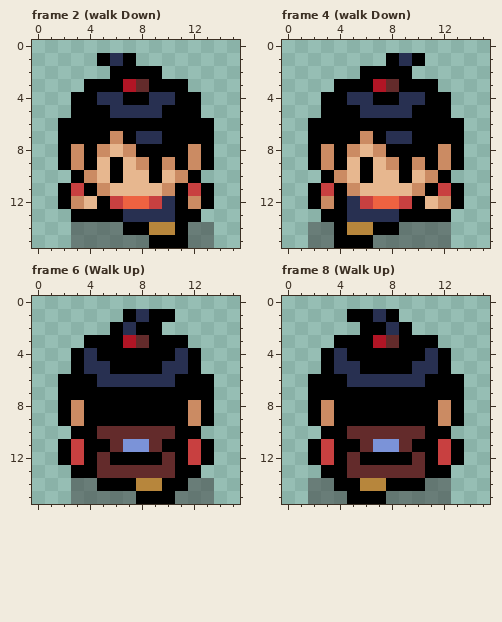
One commit to this pixel-art file: The Art Folder/Actual Sprites.aseprite. Above is the file before it was changed.
16x16 pixels, 16 frames. Shown: frame 2 (walk Down), frame 4 (walk Down), frame 6 (Walk Up), frame 8 (Walk Up). The commit also changed other frames, which this record leaves out.
The result:
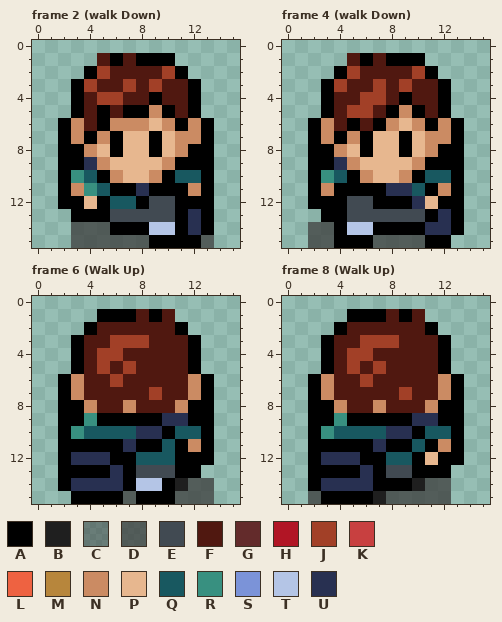
Palette (. is transparent): A #000000  B #1f1f1f  C #3d3d3d80  D #3d3d3dc0  E #414a52  F #501810  G #632b2b  H #b11525  J #a24027  K #c84040  L #ee6241  M #b7863c  N #cb8b63  P #e7b78f  Q #185860  R #389080  S #7b93d8  T #b4c5e6  U #283051
Author's note on the commit: Exported new character as crush for now :D
Edits made:
layer "Player" added
layer "Crush?" added
layer "Layer 1" removed
Changed rows in their new state; - is an unchanged pixel.
Frame 2 (walk Down), layer "Crush?":
first column x 2:
 1 ---FAFAAA---
 2 --AJFFFFJA--
 3 -AJFFJFJFFA-
 4 --FJJFFAFF--
 5 --F-FAAN-F--
 6 -NF-NNNPN-N-
 7 -N-NAPPAPNN-
 8 -ANPAPP-PNA-
 9 -AUNP-PP--A-
10 ARQAN--NAQQA
11 -NRQAAUAA-N-
12 -A--QQAEE-A-
13 ----EEEEE-UA
14 -DDDA--TT-UA
15 -DDDDDD---AD
Frame 4 (walk Down), layer "Crush?":
first column x 2:
 1 ---FAF-A----
 2 --AJFFFFJA--
 3 -AJFFJFJFFA-
 4 --FFJJFAFF--
 5 --FJJFAN-F--
 6 -NF-F-NPN-N-
 7 -N-NAPPAPNN-
 8 -ANPAPP-PNA-
 9 -AUNP-PP--A-
10 ARQAN--NAQQA
11 -N-AAAUUQ-N-
12 -A-EEAAAU-A-
13 ---EEEEEE-UA
14 DD-TT--AAUUA
15 DD---DDDDAA-
Frame 6 (Walk Up), layer "Crush?":
first column x 2:
 1 ---AA-F-F---
 2 --AFFFFFFA--
 3 -AFFJJJFFFA-
 4 --FJJFFFFF--
 5 --FJFJFFFF--
 6 -NFFJFFFFFN-
 7 -NFFFFFJFFN-
 8 -ANFFNFFFNA-
 9 -AR-----UUA-
10 ARQQQQUUAQQA
11 -A--AUAAQ-N-
12 -UUU--QQQ-A-
13 A--AUAEEE---
14 AUUUU-TT-BDD
15 -AAAAD---DDD
Frame 8 (Walk Up), layer "Crush?":
first column x 2:
 1 -----AFAF---
 2 --AFFFFFFA--
 3 -AFFJJJFFFA-
 4 --FJJFFFFF--
 5 --FJFJFFFF--
 6 -NFFJFFFFFN-
 7 -NFFFFFJFFN-
 8 -ANFFNFFFNA-
 9 -AR-----UUA-
10 ARQQQQUUAQQA
11 -A--AUAAQ-N-
12 -UUU--QQAPA-
13 A--AUAEEA---
14 AUUUUA--BDD-
15 DAA--BDDDDD-
Boxes around the changes in both pictures, in picture pixels (x1, y1, x2, y2):
changed: (58, 53, 214, 248)
changed: (308, 53, 464, 248)
changed: (58, 309, 214, 504)
changed: (308, 309, 464, 504)
